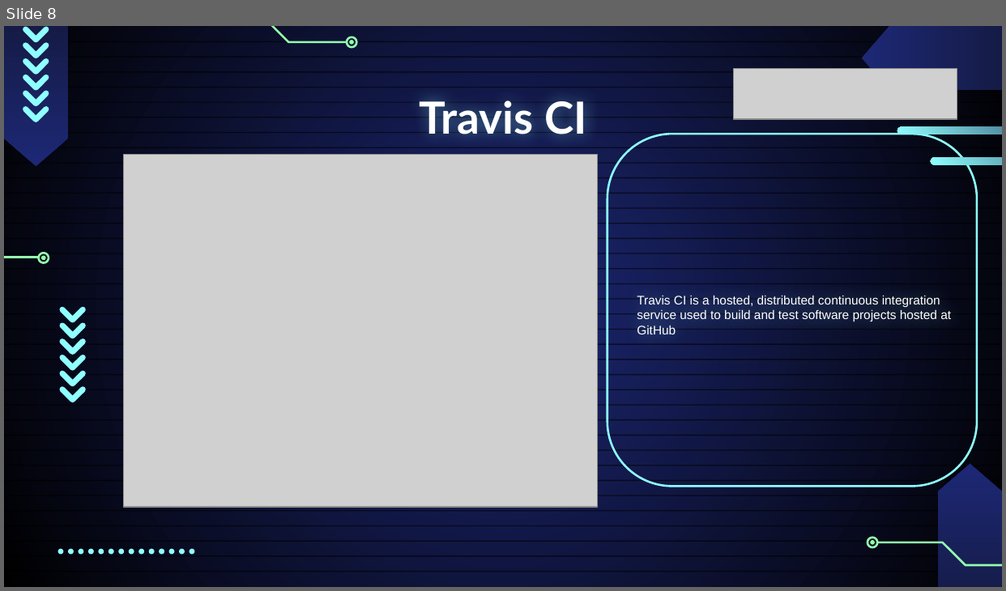
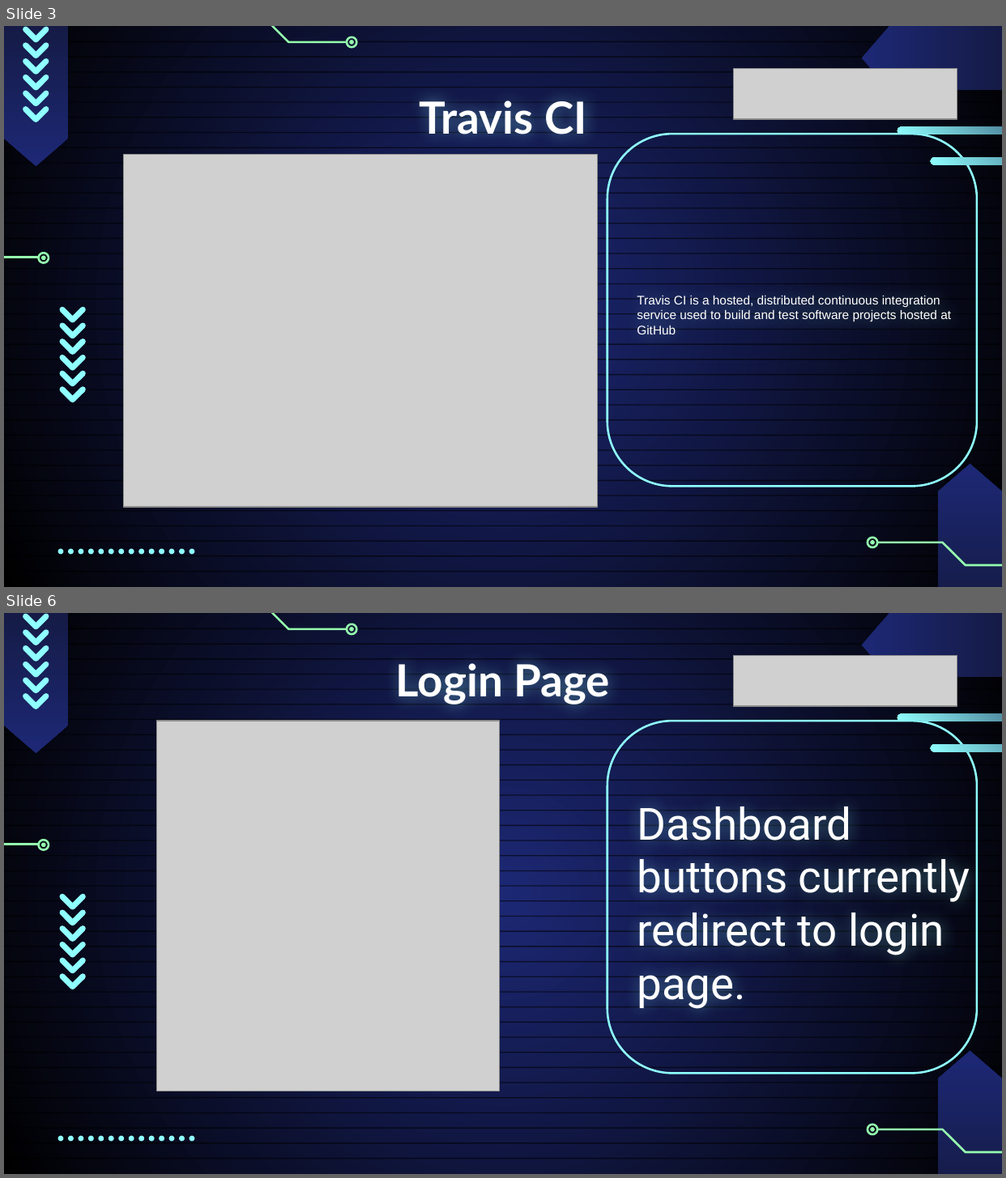
Before and after one commit to checkmate-group/coursework, a slide deck: documents/presentations/sprint_3_presentation.pptx. Shown one above the other, each under a label of ours: slide 8 before the commit, slides 3 and 6 after it; the slides between them are not shown. The pictures are 1006x591 and 1006x1178 pixels, drawn with LibreOffice and Linux fonts; fonts in the diff are those of the drawing; grey boxes stand for pictures. Boxes give left, top, right and bottom in pixels: in the first picture for what was removed or moved away, otherwise in the second. Text is boxed around its words. In the diff, an @@ line names an element or a change of style, - is before the commit and + after.

```diff
--- a/documents/presentations/sprint_3_presentation.pptx
+++ b/documents/presentations/sprint_3_presentation.pptx
@@ slide 6 added at [4, 613, 1002, 1174], background gradient #1D2875 to #000000; not listed: 68 template elements that a slide beside it also shows @@
@@ title added at [396, 658, 610, 705], 32 pt, text #FFFFFF, bold @@
+Login Page
@@ picture added at [734, 655, 958, 706] @@
@@ picture added at [156, 721, 499, 1091] @@
@@ rounded rectangle added at [607, 721, 977, 1073], outline #8FFFFF 1.5 pt @@
@@ rounded rectangle added at [897, 713, 1002, 721], fill gradient #151B46 to #8FFFFF @@
@@ rounded rectangle added at [930, 745, 1002, 752], fill gradient #151B46 to #8FFFFF @@
@@ text added at [637, 807, 970, 1009], 32 pt, text #FFFFFF @@
+Dashboard buttons currently redirect to login page.
@@ group added at [59, 893, 85, 990]: 6 freeform shapes @@
@@ what was slide 8 is now slide 3 @@
```
Also in this commit, not shown: 1 slide changed, 5 other slides added, 10 slides removed.
